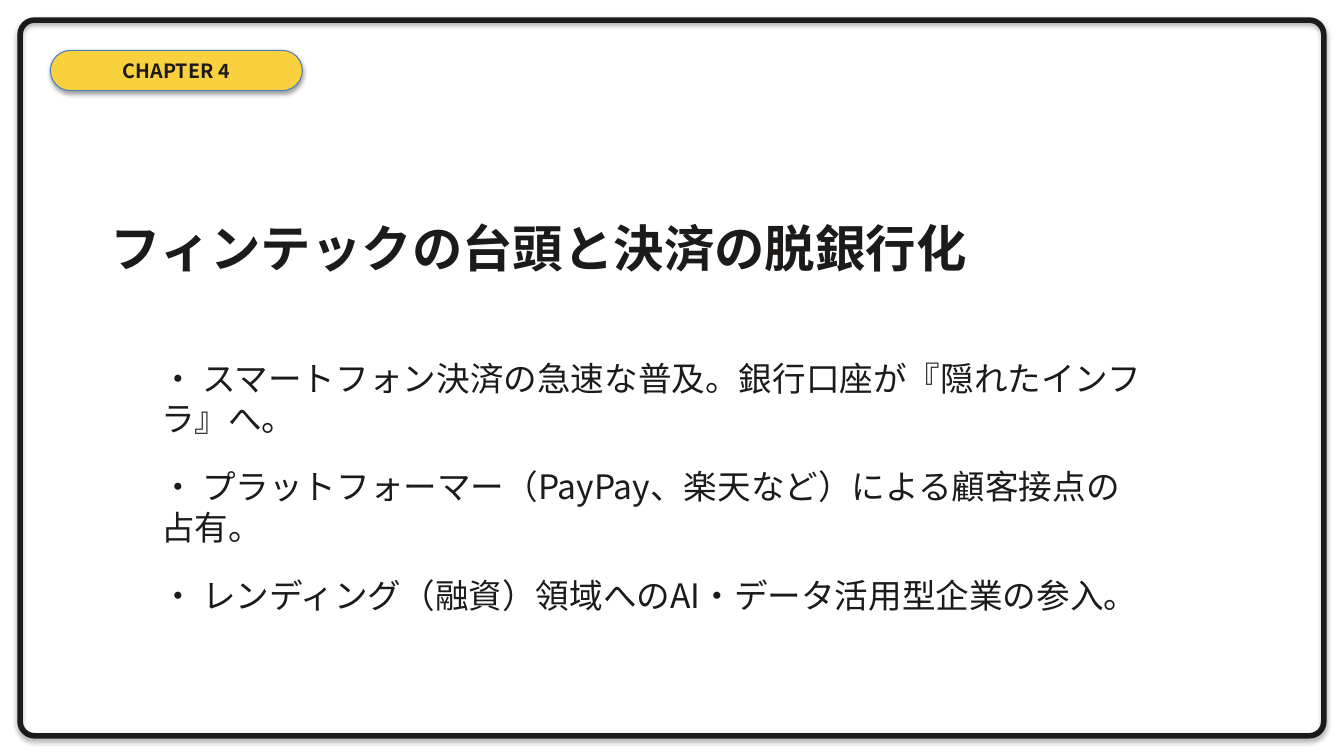
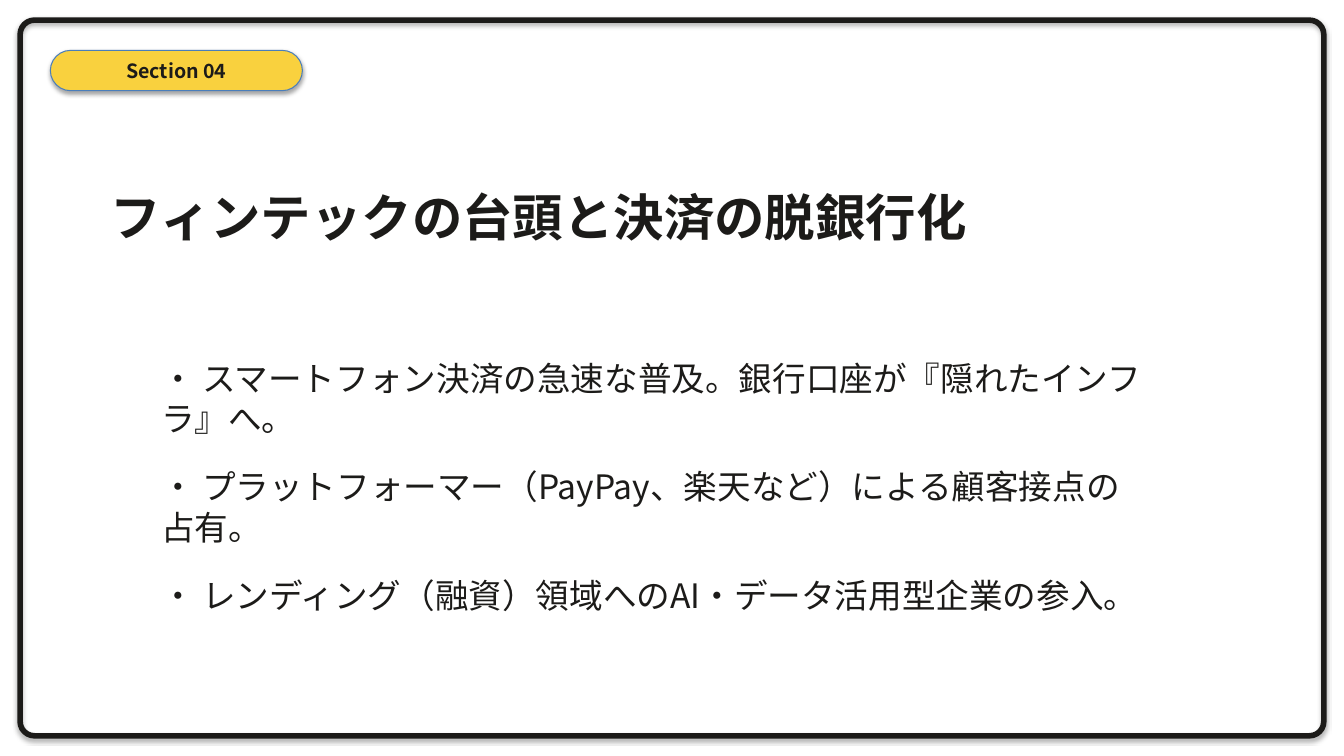
Before and after one commit to xilicrysta/bank-pptx, a slide deck: slide 18 of design-strategy/bank_strategy_presentation.pptx. Drawn at 1344x756 pixels with LibreOffice and Linux fonts; fonts in the diff are those of the drawing. Boxes give left, top, right and bottom in pixels: in the first picture for what was removed or moved away, otherwise in the second. Text is boxed around its words. In the diff, an @@ line names an element or a change of style, - is before the commit and + after.

Commit message:
Unify naming to Section, refactor generator class, and fix output path duplication (s)

```diff
--- a/design-strategy/bank_strategy_presentation.pptx
+++ b/design-strategy/bank_strategy_presentation.pptx
@@ text in rounded rectangle at [126,62,226,79]: text changed @@
-CHAPTER 4
+Section 04
@@ text "フィンテックの台頭と決済の脱銀行化": place and size @@
-text "フィンテックの台頭と決済の脱銀行化" at [111,223,967,272]
+text "フィンテックの台頭と決済の脱銀行化" at [111,192,967,241]
```
Also in this commit, not shown: 20 other slides changed, 1 other file.
